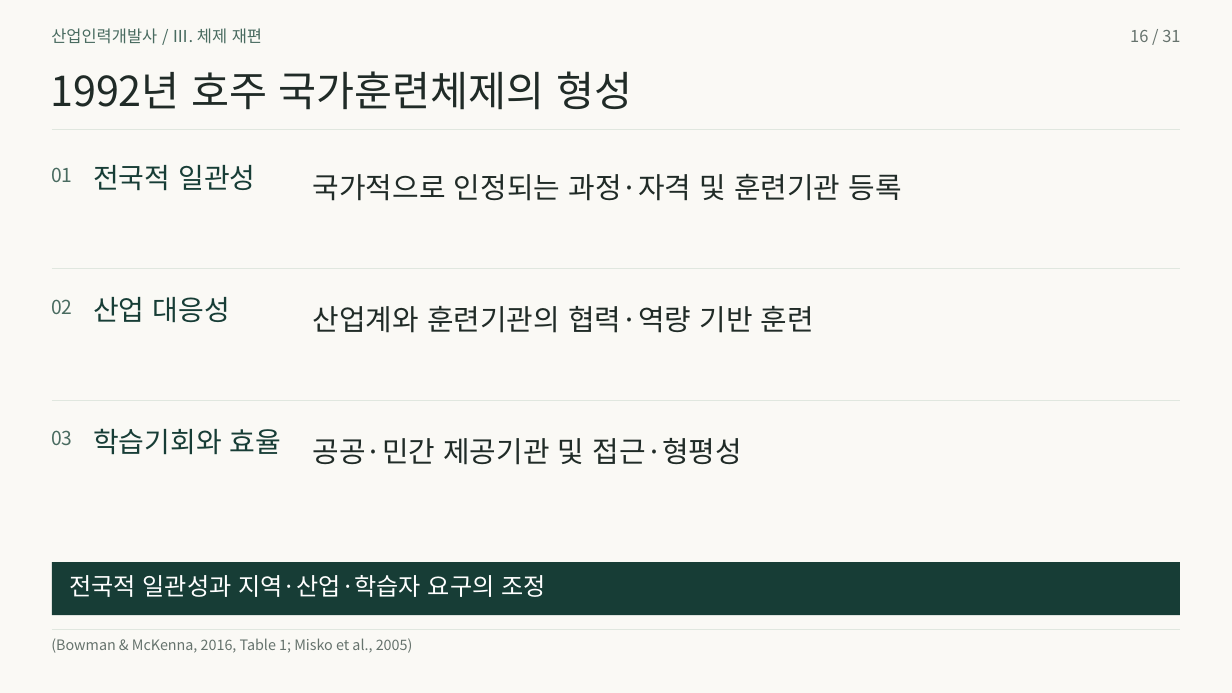
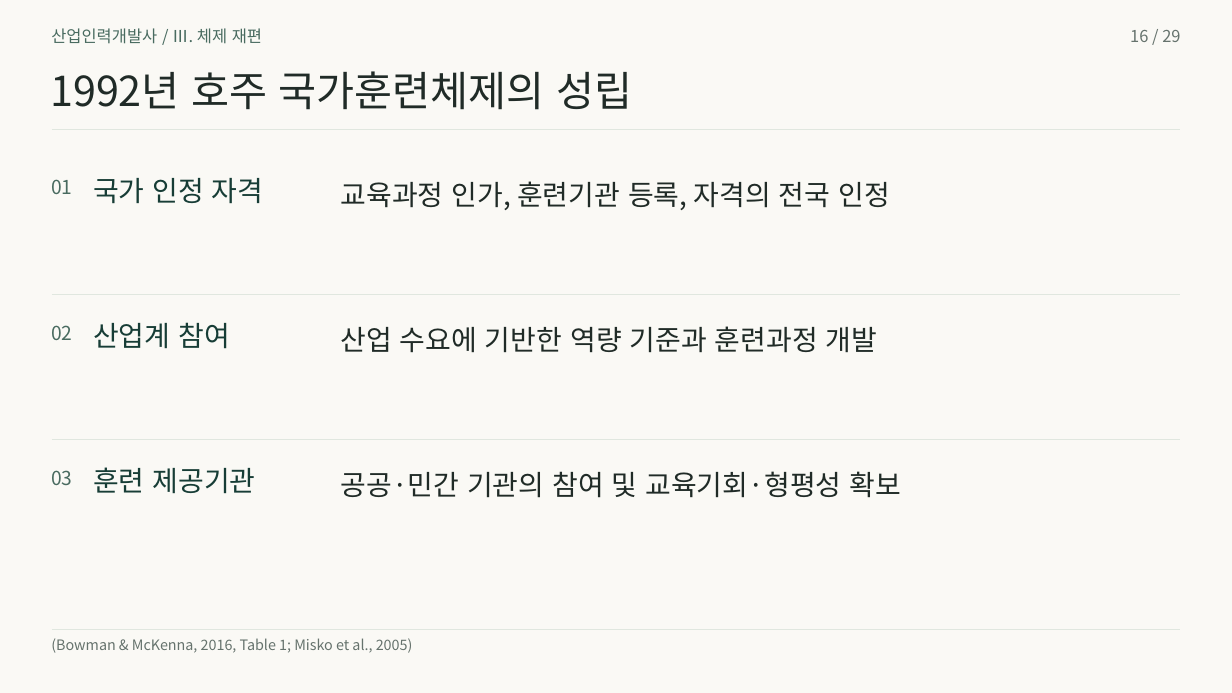
Before and after one commit to 01Chungee10/vet-history-rehearsal, a slide deck: slide 16 of au-cn-2026/presentation.pptx. Drawn at 1232x693 pixels with LibreOffice and Linux fonts; fonts in the diff are those of the drawing. Boxes give left, top, right and bottom in pixels: in the first picture for what was removed or moved away, otherwise in the second. Text is boxed around its words. In the diff, an @@ line names an element or a change of style, - is before the commit and + after.

```diff
--- a/au-cn-2026/presentation.pptx
+++ b/au-cn-2026/presentation.pptx
@@ text at [1130,30,1180,42]: text changed @@
-16 / 31
+16 / 29
@@ text at [50,71,632,110]: text changed @@
-1992년 호주 국가훈련체제의 형성
+1992년 호주 국가훈련체제의 성립
@@ text "01": place and size @@
-text "01" at [51,167,72,182]
+text "01" at [51,179,72,194]
@@ text removed at [93,165,255,191] @@
-전국적 일관성
@@ text added at [93,178,263,204], 21.8 pt, text #173D36 @@
+국가 인정 자격
@@ text at [341,181,889,210]: text changed; size 22.5 to 21.8 pt @@
-국가적으로 인정되는 과정·자격 및 훈련기관 등록
+교육과정 인가, 훈련기관 등록, 자격의 전국 인정
@@ freeform shape: place and size @@
-freeform shape at [52,269,1180,270]
+freeform shape at [52,295,1180,296]
@@ text "02": place and size @@
-text "02" at [51,299,72,314]
+text "02" at [51,325,72,340]
@@ text at [93,322,230,349]: text changed @@
-산업 대응성
+산업계 참여
@@ text at [341,326,877,353]: text changed; size 22.5 to 21.8 pt @@
-산업계와 훈련기관의 협력·역량 기반 훈련
+산업 수요에 기반한 역량 기준과 훈련과정 개발
@@ freeform shape: place and size @@
-freeform shape at [52,400,1180,401]
+freeform shape at [52,440,1180,441]
@@ text removed at [93,428,281,455] @@
-학습기회와 효율
@@ text "03": place and size @@
-text "03" at [51,430,72,445]
+text "03" at [51,470,72,485]
@@ text added at [93,467,256,494], 21.8 pt, text #173D36 @@
+훈련 제공기관
@@ text at [341,471,900,498]: text changed; size 22.5 to 21.8 pt @@
-공공·민간 제공기관 및 접근·형평성
+공공·민간 기관의 참여 및 교육기회·형평성 확보
@@ rectangle removed at [52,562,1180,615] @@
@@ text removed at [69,575,545,597] @@
-전국적 일관성과 지역·산업·학습자 요구의 조정
```
Also in this commit, not shown: 25 other slides changed, 3 slides added, 5 slides removed, 35 other files.
